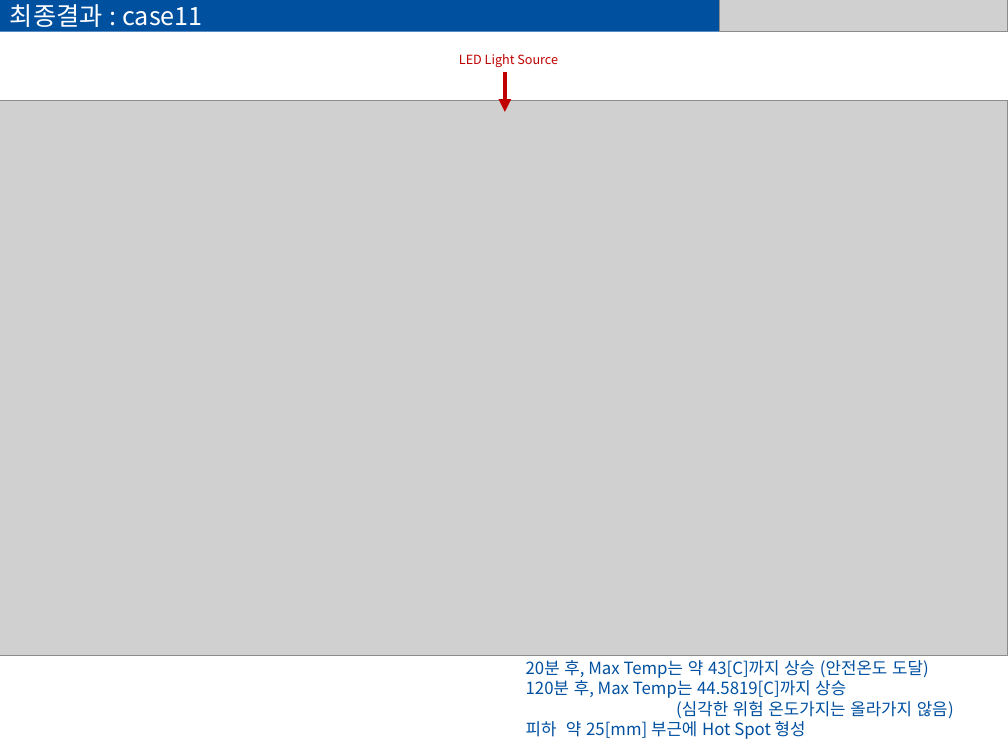
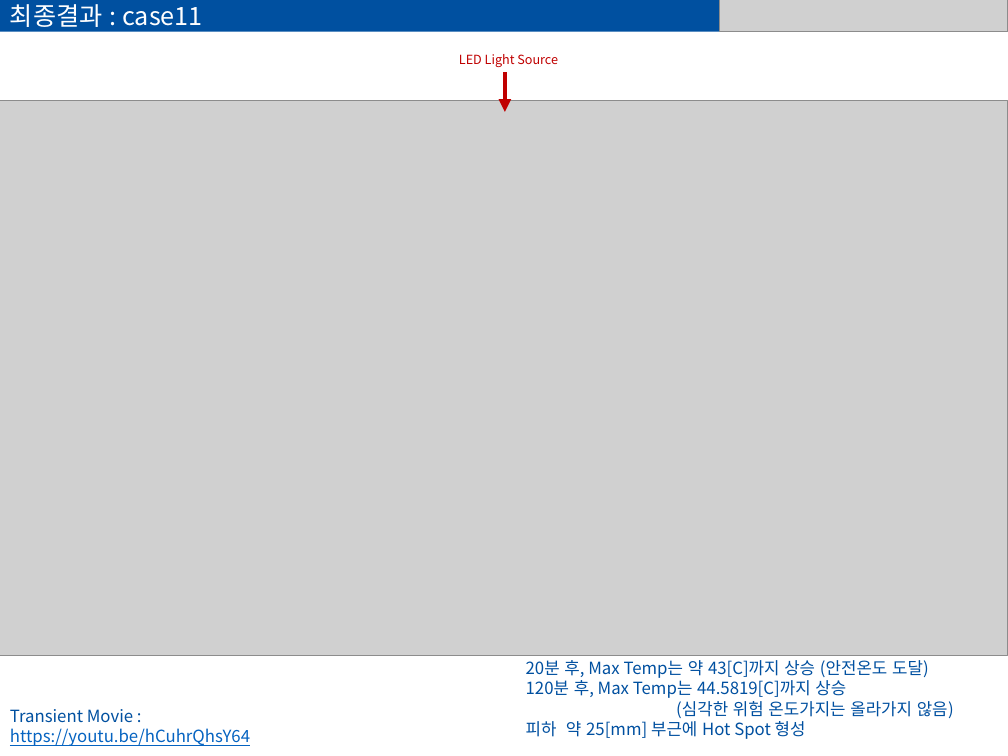
Before and after one commit to dymaxionkim/ElmerFEM_Examples, a slide deck: slide 27 of 20171213_FAT3_CAE/20171217_FAT2_CAE_Bioheat.pptx. Drawn at 1008x756 pixels with LibreOffice and Linux fonts; fonts in the diff are those of the drawing; grey boxes stand for pictures. Boxes give left, top, right and bottom in pixels: in the first picture for what was removed or moved away, otherwise in the second. Text is boxed around its words. In the diff, an @@ line names an element or a change of style, - is before the commit and + after.

Commit message:
Add Youtube

```diff
--- a/20171213_FAT3_CAE/20171217_FAT2_CAE_Bioheat.pptx
+++ b/20171213_FAT3_CAE/20171217_FAT2_CAE_Bioheat.pptx
@@ text added at box(10, 709, 250, 746), 12 pt, text #0563C1, underline @@
+Transient Movie :
+https://youtu.be/hCuhrQhsY64
```
Also in this commit, not shown: 3 other slides changed, 7 other files.
